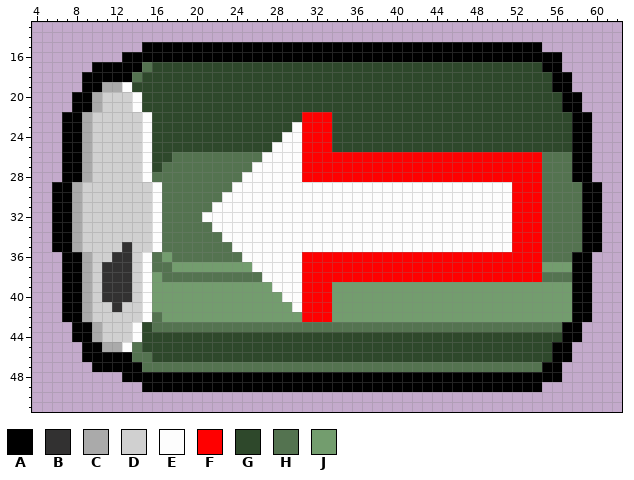
One commit to this pixel-art sprite: Resources/Images/Fish/DirectionalFish.png. Above is the file before it was changed.
The file is 64x64 pixels. Shown: x 4..62, y 13..51.
Palette (. is transparent): A #000000  B #323131  C #aaaaaa  D #d0d0d0  E #fdfdfd  F #ff0000  G #2e482b  H #547350  J #739d6e
Pixels before, first column x 6:
15 .........AAAAAAAAAAAAAAAAAAAAAAAAAAAAAAAAAAAAAAAA......
16 .......AAAAAAAAAAAAAAAAAAAAAAAAAAAAAAAAAAAAAAAAAAAA....
17 ....AAAAAHGGGGGGGGGGGGGGGGGGGGGGGGGGGGGGGGGGGGGGGAA....
18 ...AAAAAHGGGGGGGGGGGGGGGGGGGGGGGGGGGGGGGGGGGGGGGGGAA...
19 ...AACCEGGGGGGGGGGGGGGGGGGGGGGGGGGGGGGGGGGGGGGGGGGAA...
20 ..AACDDDEGGGGGGGGGGGGGGGGGGGGGGGGGGGGGGGGGGGGGGGGGGAA..
21 ..AACDDDEGGGGGGGGGGGGGGGGGGGGGGGGGGGGGGGGGGGGGGGGGGAA..
22 .AACDDDDDEGGGGGGGGGGGGGGGFFFGGGGGGGGGGGGGGGGGGGGGGGGAA.
23 .AACDDDDDEGGGGGGGGGGGGGGEFFFGGGGGGGGGGGGGGGGGGGGGGGGAA.
24 .AACDDDDDEGGGGGGGGGGGGGEEFFFGGGGGGGGGGGGGGGGGGGGGGGGAA.
25 .AACDDDDDEGGGGGGGGGGGGEEEFFFGGGGGGGGGGGGGGGGGGGGGGGGAA.
26 .AACDDDDDEGGHHHHHHHHHEEEEFFFFFFFFFFFFFFFFFFFFFFFFHHHAA.
27 .AACDDDDDEGHHHHHHHHHEEEEEFFFFFFFFFFFFFFFFFFFFFFFFHHHAA.
28 .AACDDDDDEHHHHHHHHHEEEEEEFFFFFFFFFFFFFFFFFFFFFFFFHHHAA.
29 AACDDDDDDDEHHHHHHHEEEEEEEEEEEEEEEEEEEEEEEEEEEEFFFHHHHAA
30 AACDDDDDDDEHHHHHHEEEEEEEEEEEEEEEEEEEEEEEEEEEEEFFFHHHHAA
31 AACDDDDDDDEHHHHHEEEEEEEEEEEEEEEEEEEEEEEEEEEEEEFFFHHHHAA
32 AACDDDDDDDEHHHHEEEEEEEEEEEEEEEEEEEEEEEEEEEEEEEFFFHHHHAA
33 AACDDDDDDDEHHHHHEEEEEEEEEEEEEEEEEEEEEEEEEEEEEEFFFHHHHAA
34 AACDDDDDDDEHHHHHHEEEEEEEEEEEEEEEEEEEEEEEEEEEEEFFFHHHHAA
35 AACDDDDBDDEHHHHHHHEEEEEEEEEEEEEEEEEEEEEEEEEEEEFFFHHHHAA
36 .AACDDBBDEHJHHHHHHHEEEEEEFFFFFFFFFFFFFFFFFFFFFFFFHHHAA.
37 .AACDBBBDEHHJJJJJJJJEEEEEFFFFFFFFFFFFFFFFFFFFFFFFJJJAA.
38 .AACDBBBDEJHHHHHHHHHHEEEEFFFFFFFFFFFFFFFFFFFFFFFFHHHAA.
39 .AACDBBBDEJJJJJJJJJJJJEEEFFFJJJJJJJJJJJJJJJJJJJJJJJJAA.
40 .AACDBBBDEJJJJJJJJJJJJJEEFFFJJJJJJJJJJJJJJJJJJJJJJJJAA.
41 .AACDDBDDEJJJJJJJJJJJJJJEFFFJJJJJJJJJJJJJJJJJJJJJJJJAA.
42 .AACDDDDDEHJJJJJJJJJJJJJJFFFJJJJJJJJJJJJJJJJJJJJJJJJAA.
43 ..AACDDDEGHHHHHHHHHHHHHHHHHHHHHHHHHHHHHHHHHHHHHHHHHAA..
44 ..AACDDDEGGGGGGGGGGGGGGGGGGGGGGGGGGGGGGGGGGGGGGGGGGAA..
45 ...AACCEHGGGGGGGGGGGGGGGGGGGGGGGGGGGGGGGGGGGGGGGGGAA...
46 ...AAAAAHHGGGGGGGGGGGGGGGGGGGGGGGGGGGGGGGGGGGGGGGGAA...
47 ....AAAAAHHHHHHHHHHHHHHHHHHHHHHHHHHHHHHHHHHHHHHHHAA....
48 .......AAAAAAAAAAAAAAAAAAAAAAAAAAAAAAAAAAAAAAAAAAAA....
49 .........AAAAAAAAAAAAAAAAAAAAAAAAAAAAAAAAAAAAAAAA......
After:
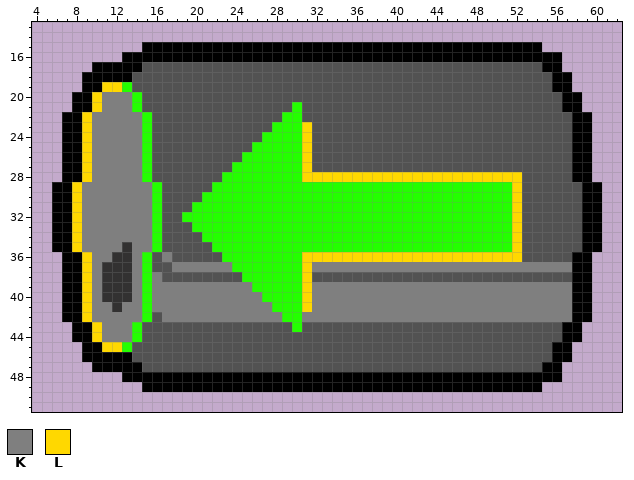
Colours new in this view: K #7f7f7f  L #ffd800
Diff:
Colour E changes from #fdfdfd to #24ff00.
Colour G changes from #2e482b to #525252.
Colour G gives way to colour E in row 21 at x 30; in row 22 at x 29 to 30; in row 23 at x 28 to 29; in row 24 at x 27 to 28; in row 25 at x 26 to 27.
Colour H gives way to colour E in row 26 at x 25 to 26; in row 27 at x 24 to 25; in row 28 at x 23 to 24; in row 29 at x 22 to 23; in row 30 at x 21 to 22; in row 31 at x 20 to 21.
Colour H gives way to colour E in row 32 at x 19 to 20; in row 33 at x 20 to 21; in row 34 at x 21 to 22; in row 35 at x 22 to 23; in row 36 at x 23 to 24; in row 38 at x 25 to 26.
Colour H gives way to colour E in row 43 at x 30.
Colour J gives way to colour E in row 37 at x 24 to 25; in row 39 at x 26 to 27; in row 40 at x 27 to 28; in row 41 at x 28 to 29; in row 42 at x 29 to 30.
Colour F gives way to colour G in row 22 at x 31 to 33; in rows 23 to 25 at x 32 to 33; in rows 26 to 27 at x 32 to 54; in rows 28 to 36 at x 53 to 54; in row 38 at x 32 to 54.
Colour H gives way to colour G in row 17 at x 15; in row 18 at x 14; in row 26 at x 18 to 24 and 55 to 57; in row 27 at x 17 to 23 and 55 to 57; in row 28 at x 16 to 22 and 55 to 57; in row 29 at x 17 to 21 and 55 to 58.
Colour H gives way to colour G in row 30 at x 17 to 20 and 55 to 58; in row 31 at x 17 to 19 and 55 to 58; in row 32 at x 17 to 18 and 55 to 58; in row 33 at x 17 to 19 and 55 to 58; in row 34 at x 17 to 20 and 55 to 58; in row 35 at x 17 to 21 and 55 to 58.
Colour H gives way to colour G in row 36 at x 16, 18 to 22 and 55 to 57; in row 37 at x 16 to 17; in row 38 at x 17 to 24 and 55 to 57; in row 42 at x 16; in row 43 at x 16 to 29 and 31 to 56; in row 45 at x 14.
Colour H gives way to colour G in row 46 at x 14 to 15; in row 47 at x 15 to 54.
Colour D gives way to colour K in rows 20 to 21 at x 11 to 13; in rows 22 to 28 at x 10 to 14; in rows 29 to 34 at x 9 to 15; in row 35 at x 9 to 12 and 14 to 15; in row 36 at x 10 to 11 and 14; in rows 37 to 40 at x 10 and 14.
Colour D gives way to colour K in row 41 at x 10 to 11 and 13 to 14; in row 42 at x 10 to 14; in rows 43 to 44 at x 11 to 13.
Colour F gives way to colour K in row 37 at x 32 to 54; in rows 39 to 41 at x 32 to 33; in row 42 at x 31 to 33.
Colour J gives way to colour K in row 36 at x 17; in row 37 at x 18 to 23 and 55 to 57; in row 38 at x 16; in row 39 at x 16 to 25 and 34 to 57; in row 40 at x 16 to 26 and 34 to 57; in row 41 at x 16 to 27 and 34 to 57.
Colour J gives way to colour K in row 42 at x 17 to 28 and 34 to 57.
Colour C gives way to colour L in row 19 at x 11 to 12; in rows 20 to 21 at x 10; in rows 22 to 28 at x 9; in rows 29 to 35 at x 8; in rows 36 to 42 at x 9; in rows 43 to 44 at x 10.
Colour C gives way to colour L in row 45 at x 11 to 12.
Colour F gives way to colour L in rows 23 to 27 at x 31; in row 28 at x 31 to 52; in rows 29 to 35 at x 52; in row 36 at x 31 to 52; in rows 37 to 41 at x 31.
Pixel boxes of the changes (left, top, right, bottom) in both pictures:
changed: (72, 62, 582, 372)
